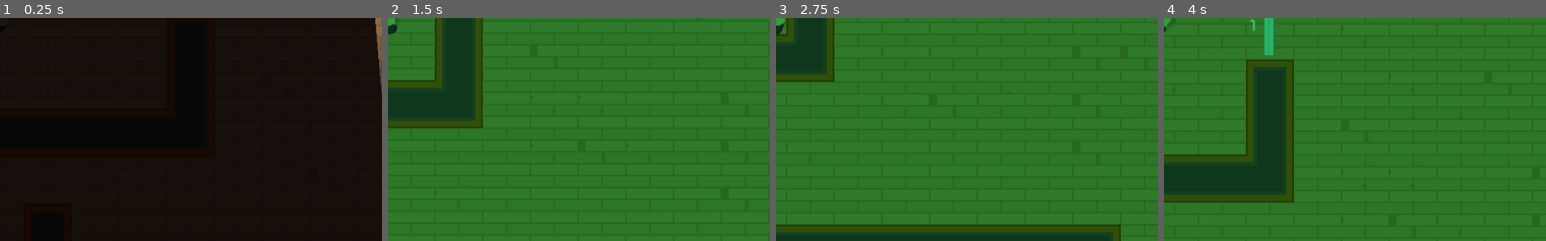
Above: before the commit, frames 1-4 (left to right).
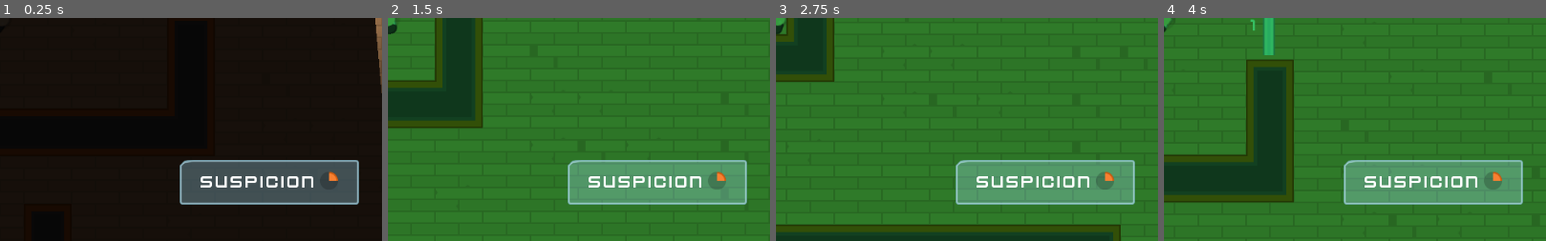
Above: after the commit, the same moments.

Repository: adam-spice/espionage_inc
Game: Godot game, scene res://Levels/Level1.tscn
Same seed, same stepped clock (60 frames per second), same inputs: the game is played once before the commit and once after it.
Inputs (mouse positions are % of the whole screen's width and height, from its top left):
- Up to frame 1 (0.25 s): no input
- Up to frame 2 (1.5 s): tap Enter at 0.5 s; move the mouse to (100, 12) at 0.52 s; hold D (move_right) 0.53-1.28 s; hold Space (toggle_vision_mode) 0.53-1.28 s; click (100, 12) at 0.67 s; move the mouse to (61, 43) at 1.27 s; hold S (move_down) from 1.28 s (still down); tap Space (toggle_vision_mode) at 1.35 s; click (61, 43) at 1.42 s
- Up to frame 3 (2.75 s): move the mouse to (3, 35) at 2.02 s; release S (move_down) at 2.03 s; hold D (move_right) from 2.03 s (still down); hold Space (toggle_vision_mode) from 2.03 s (still down); click (3, 35) at 2.17 s
- Up to frame 4 (4 s): move the mouse to (45, 70) at 2.77 s; release D (move_right) at 2.78 s; release Space (toggle_vision_mode) at 2.78 s; hold W (move_up) 2.78-3.53 s; tap Space (toggle_vision_mode) at 2.85 s; click (45, 70) at 2.92 s; move the mouse to (80, 65) at 3.52 s; hold A (move_left) from 3.53 s (still down); hold Space (toggle_vision_mode) from 3.53 s (still down); click (80, 65) at 3.67 s
The pictures show only the part of the screen within x 50-100%, y 50-100%; the shares and areas given below are measured in that part.

The runs differ from the first frame. In frame 1, 9.4% of the frame differs, in the area x 47-94%, y 63-84%; in frame 2, 9.4%; in frame 3, 9.4%; in frame 4, 9.4%.
Error in both runs: Invalid get index '0' (on base: 'PoolVector2Array'). (res://Characters/NPC/Gaurd.gd:22)

Commit message:
started work on the GUI

Diff:
--- /dev/null
+++ b/Interface/GUI.tscn
@@ -0,0 +1,64 @@
+[gd_scene load_steps=5 format=2]
+
+[ext_resource path="res://GFX/Interface/PNG/glassPanel_cornerTL.png" type="Texture" id=1]
+[ext_resource path="res://Interface/Theme.tres" type="Theme" id=2]
+[ext_resource path="res://GFX/Interface/PNG/dot_shadow.png" type="Texture" id=3]
+[ext_resource path="res://GFX/Interface/PNG/dotRed.png" type="Texture" id=4]
+
+[node name="GUI" type="CanvasLayer"]
+
+[node name="Control" type="Control" parent="."]
+anchor_right = 1.0
+anchor_bottom = 1.0
+mouse_filter = 2
+theme = ExtResource( 2 )
+__meta__ = {
+"_edit_use_anchors_": false
+}
+
+[node name="NinePatchRect" type="NinePatchRect" parent="Control"]
+anchor_left = 1.0
+anchor_top = 1.0
+anchor_right = 1.0
+anchor_bottom = 1.0
+margin_left = -271.0
+margin_top = -109.0
+margin_right = -31.0
+margin_bottom = -49.0
+texture = ExtResource( 1 )
+patch_margin_left = 10
+patch_margin_top = 10
+patch_margin_right = 10
+patch_margin_bottom = 10
+__meta__ = {
+"_edit_use_anchors_": false
+}
+
+[node name="CenterContainer" type="CenterContainer" parent="Control/NinePatchRect"]
+anchor_right = 1.0
+anchor_bottom = 1.0
+__meta__ = {
+"_edit_use_anchors_": false
+}
+
+[node name="HBoxContainer" type="HBoxContainer" parent="Control/NinePatchRect/CenterContainer"]
+margin_left = 28.0
+margin_top = 16.0
+margin_right = 212.0
+margin_bottom = 43.0
+
+[node name="Label" type="Label" parent="Control/NinePatchRect/CenterContainer/HBoxContainer"]
+margin_right = 156.0
+margin_bottom = 27.0
+text = "SUSPICION"
+align = 1
+valign = 1
+
+[node name="TextureProgress" type="TextureProgress" parent="Control/NinePatchRect/CenterContainer/HBoxContainer"]
+margin_left = 160.0
+margin_right = 184.0
+margin_bottom = 27.0
+value = 25.0
+texture_under = ExtResource( 3 )
+texture_progress = ExtResource( 4 )
+fill_mode = 4
--- a/Levels/TemplateLevel.tscn
+++ b/Levels/TemplateLevel.tscn
@@ -1,9 +1,10 @@
-[gd_scene load_steps=16 format=2]
+[gd_scene load_steps=17 format=2]
 
 [ext_resource path="res://Tiles/Tles.tres" type="TileSet" id=1]
 [ext_resource path="res://Characters/Player.tscn" type="PackedScene" id=2]
 [ext_resource path="res://GFX/Tilesheet/tilesheet_complete.png" type="Texture" id=3]
 [ext_resource path="res://Interface/VisionMode.tscn" type="PackedScene" id=4]
+[ext_resource path="res://Interface/GUI.tscn" type="PackedScene" id=5]
 
 [sub_resource type="OccluderPolygon2D" id=1]
 polygon = PoolVector2Array( 0, 0, 64, 0, 64, 64, 0, 64 )
@@ -184,4 +185,6 @@
 
 [node name="Computers" type="Node" parent="."]
 
+[node name="GUI" parent="." instance=ExtResource( 5 )]
+
 [editable path="Player"]
